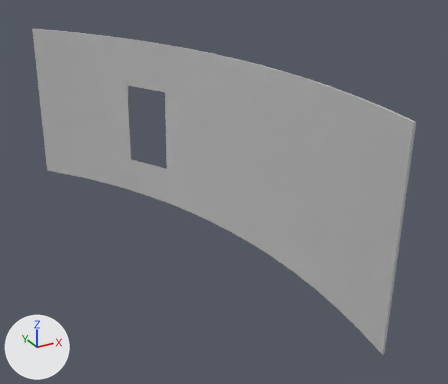
The FBX model BuildingBlocks/Content/Assets/TowerAssets/F1_Floor/F1_Wall.FBX: old version first, new version second.
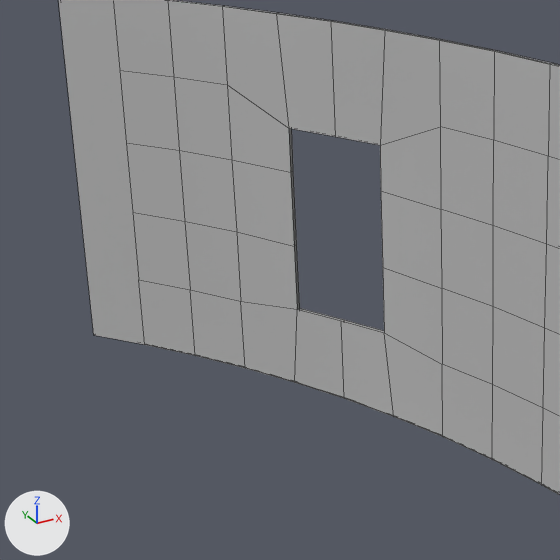
Each version appears first whole from a camera (50 mm lens) standing at (-17.27, -33.09, 18.51) and looking at (-0.77, -3.09, 3.51), and next in a close-up on the part from 2% to 53% of the width and 9% to 69% of the height. Arrows for +X, +Y and +Z are at lower left; the lights stay in place. The close-ups show mesh edges as thin lines. Where no turn or scale is listed for an object, it has been applied to the vertices.

Names of what the first close-up shows: 'F1_Wall'.
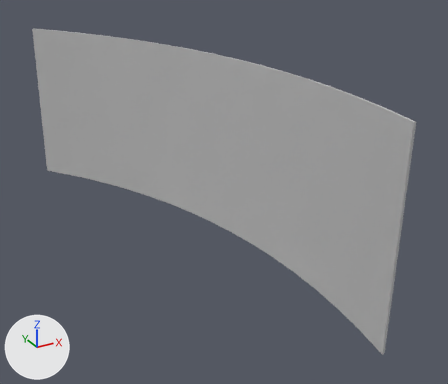
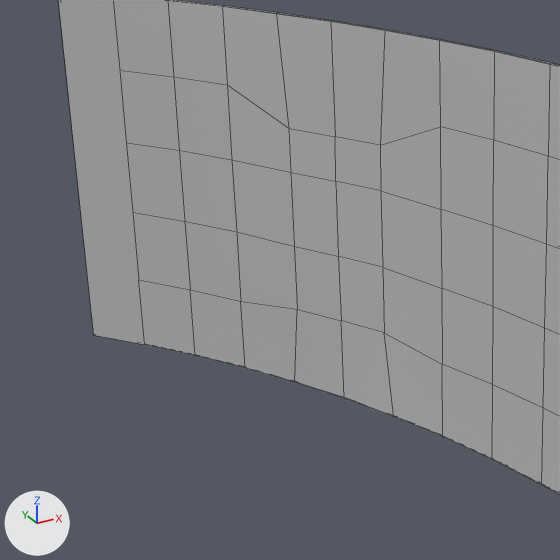
Pixel boxes [x1, y1, x2, y2] of what changed, in the close-ups (560 x 560 px):
part 1 of me_mesh, added
    after: [289, 128, 384, 332]

The change in detail:
me_mesh has 304 vertices, 278 faces and spans x -7.3..1.4, y -16.2..14.6, z 0.0..11.2.
me_mesh is used by ob_f1_wall; location (0.0, 0.0, 0.0).
Verts and faces of me_mesh; kept vertices keep their numbers, new ones are numbered from 304.
Before the commit, vertices of me_mesh: 290 (-2.7, 7.3, 8.0) at pixel (288, 128), 291 (-2.7, 7.3, 6.7) at pixel (290, 172), 292 (-2.7, 7.3, 4.5) at pixel (294, 246), 293 (-2.8, 7.3, 2.5) at pixel (297, 309), 294 (-1.9, 5.8, 8.0) at pixel (335, 136).
Before the commit, vertices of me_mesh: 295 (-2.0, 5.8, 2.5) at pixel (341, 320), 296 (-1.2, 4.3, 8.0) at pixel (380, 145), 297 (-1.2, 4.3, 6.7) at pixel (380, 190), 298 (-1.2, 4.3, 4.5) at pixel (382, 267), 299 (-1.3, 4.3, 2.5) at pixel (384, 332).
Part 1, on me_mesh:
New vertex 304 is at (-1.9, 5.8, 6.7), pixel (335, 181).
New vertex 305 is at (-2.0, 5.8, 4.5), pixel (338, 256).
New faces: (297, 304, 305, 298), (295, 299, 298, 305), (294, 304, 297, 296), (291, 292, 305, 304), (292, 293, 295, 305), (290, 291, 304, 294).
